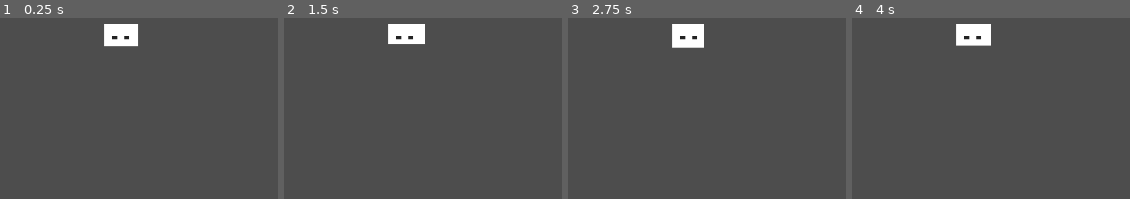
Above: before the commit, frames 1-4 (left to right).
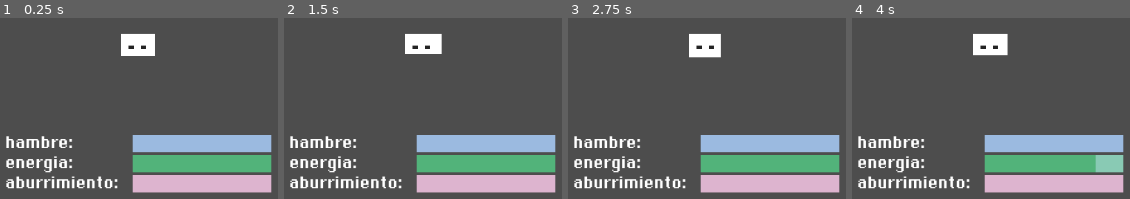
Above: after the commit, the same moments.

Repository: eugeama/Tamagotchi-Alfaro-Fazzito-Gillig
Game: Godot game, scene res://escenas/habitacion.tscn
The game is run twice, just before and just after one commit, with the same random seed, the same clock (stepped at 60 frames per second) and the same inputs. The project has no main scene, so this scene is started directly.
Inputs:
- Up to frame 1 (0.25 s): no input
- Up to frame 2 (1.5 s): tap Enter at 0.5 s; tap Space at 1.25 s
- Up to frame 3 (2.75 s): tap Enter at 2 s
- Up to frame 4 (4 s): tap Space at 2.75 s; tap Enter at 3.5 s

The runs differ from the first frame. In frame 1, 20% of the frame differs, in the area x 2-98%, y 3-97%; in frame 2, 20%; in frame 3, 20%; in frame 4, 20%.

Commit message:
interfaz con las barras de estado

Diff:
--- a/tamagotchi/escenas/habitacion.tscn
+++ b/tamagotchi/escenas/habitacion.tscn
@@ -1,8 +1,100 @@
 [gd_scene format=3 uid="uid://dhaekb36mpj5q"]
 
 [ext_resource type="PackedScene" uid="uid://cxryrb0ft8dbw" path="res://escenas/mascota.tscn" id="1_xpk0y"]
+[ext_resource type="Script" uid="uid://dylxupoq8mioj" path="res://scripts/interfaz_estados.gd" id="2_pb0dd"]
+[ext_resource type="FontFile" uid="uid://dhvvhh0tujn32" path="res://assets/DePixelHalbfett.ttf" id="3_oeohs"]
+
+[sub_resource type="StyleBoxFlat" id="StyleBoxFlat_oeohs"]
+bg_color = Color(0.6057512, 0.7286306, 0.87786895, 1)
+
+[sub_resource type="StyleBoxFlat" id="StyleBoxFlat_ul666"]
+bg_color = Color(0.39597696, 0.64310265, 0.85890734, 1)
+
+[sub_resource type="StyleBoxFlat" id="StyleBoxFlat_sn746"]
+bg_color = Color(0.5378049, 0.79123473, 0.70606923, 1)
+
+[sub_resource type="StyleBoxFlat" id="StyleBoxFlat_p0hbn"]
+bg_color = Color(0.31962708, 0.7038019, 0.47824866, 1)
+
+[sub_resource type="StyleBoxFlat" id="StyleBoxFlat_yaufk"]
+bg_color = Color(0.8671565, 0.70785487, 0.81297135, 1)
+
+[sub_resource type="StyleBoxFlat" id="StyleBoxFlat_bcmsc"]
+bg_color = Color(0.9414763, 0.66610634, 0.8252193, 1)
 
 [node name="habitacion" type="Node2D" unique_id=325549948]
 
 [node name="mascota" parent="." unique_id=1085864667 instance=ExtResource("1_xpk0y")]
-position = Vector2(528, 282.99997)
+position = Vector2(552, 297.00003)
+
+[node name="interfazEstados" type="CanvasLayer" parent="." unique_id=255994594]
+script = ExtResource("2_pb0dd")
+
+[node name="VBoxContainer" type="VBoxContainer" parent="interfazEstados" unique_id=801540865]
+anchors_preset = 12
+anchor_top = 1.0
+anchor_right = 1.0
+anchor_bottom = 1.0
+offset_left = 4.0
+offset_top = -245.0
+offset_bottom = -82.0
+grow_horizontal = 2
+grow_vertical = 0
+size_flags_horizontal = 4
+alignment = 1
+
+[node name="hambre" type="HBoxContainer" parent="interfazEstados/VBoxContainer" unique_id=1294069647]
+layout_mode = 2
+theme_override_constants/separation = 80
+alignment = 1
+
+[node name="Label" type="Label" parent="interfazEstados/VBoxContainer/hambre" unique_id=454861323]
+layout_mode = 2
+size_flags_horizontal = 8
+theme_override_fonts/font = ExtResource("3_oeohs")
+text = "hambre: "
+
+[node name="ProgressBar" type="ProgressBar" parent="interfazEstados/VBoxContainer/hambre" unique_id=1473626987]
+custom_minimum_size = Vector2(200, 25)
+layout_mode = 2
+theme_override_fonts/font = ExtResource("3_oeohs")
+theme_override_styles/background = SubResource("StyleBoxFlat_oeohs")
+theme_override_styles/fill = SubResource("StyleBoxFlat_ul666")
+value = 100.0
+show_percentage = false
+
+[node name="energia" type="HBoxContainer" parent="interfazEstados/VBoxContainer" unique_id=1729593080]
+layout_mode = 2
+theme_override_constants/separation = 80
+alignment = 1
+
+[node name="Label" type="Label" parent="interfazEstados/VBoxContainer/energia" unique_id=231997097]
+layout_mode = 2
+theme_override_fonts/font = ExtResource("3_oeohs")
+text = "energia: "
+
+[node name="ProgressBar" type="ProgressBar" parent="interfazEstados/VBoxContainer/energia" unique_id=636530665]
+custom_minimum_size = Vector2(200, 25)
+layout_mode = 2
+theme_override_styles/background = SubResource("StyleBoxFlat_sn746")
+theme_override_styles/fill = SubResource("StyleBoxFlat_p0hbn")
+value = 100.0
+show_percentage = false
+
+[node name="aburrimiento" type="HBoxContainer" parent="interfazEstados/VBoxContainer" unique_id=1719516196]
+layout_mode = 2
+theme_override_constants/separation = 20
+alignment = 1
+
+[node name="Label" type="Label" parent="interfazEstados/VBoxContainer/aburrimiento" unique_id=1935913604]
+layout_mode = 2
+theme_override_fonts/font = ExtResource("3_oeohs")
+text = "aburrimiento:"
+
+[node name="ProgressBar" type="ProgressBar" parent="interfazEstados/VBoxContainer/aburrimiento" unique_id=1939090100]
+custom_minimum_size = Vector2(200, 25)
+layout_mode = 2
+theme_override_styles/background = SubResource("StyleBoxFlat_yaufk")
+theme_override_styles/fill = SubResource("StyleBoxFlat_bcmsc")
+value = 100.0
+show_percentage = false
--- a/tamagotchi/escenas/mascota.tscn
+++ b/tamagotchi/escenas/mascota.tscn
@@ -77,3 +77,9 @@
 color = Color(0.13682577, 0.13682574, 0.13682571, 1)
 
 [node name="animacionOjos" type="AnimationPlayer" parent="ojos" unique_id=532369279]
+
+[node name="Timer" type="Timer" parent="." unique_id=1495420839]
+wait_time = 5.0
+autostart = true
+
+[connection signal="timeout" from="Timer" to="." method="_on_timer_timeout"]
--- a/tamagotchi/project.godot
+++ b/tamagotchi/project.godot
@@ -14,6 +14,10 @@
 config/features=PackedStringArray("4.6", "Forward Plus")
 config/icon="res://icon.svg"
 
+[autoload]
+
+EstadoMascota="*uid://cvol06qd2wsx1"
+
 [importer_defaults]
 
 animation_library={
--- a/tamagotchi/scripts/estadoMascota.gd
+++ b/tamagotchi/scripts/estadoMascota.gd
@@ -32,4 +32,6 @@
 		aburrimiento
 	cambioEstado.emit()
 func _ready() -> void:
-	pass
+	#para probar si funciona variable globaaal
+	await get_tree().create_timer(3.0).timeout
+	cambioEnergia(-20.0)
--- /dev/null
+++ b/tamagotchi/scripts/interfaz_estados.gd
@@ -0,0 +1,13 @@
+extends CanvasLayer
+@onready var barraHambre:ProgressBar=$VBoxContainer/hambre/ProgressBar
+@onready var barraEnergia:ProgressBar=$VBoxContainer/energia/ProgressBar
+@onready var barraAburrimiento:ProgressBar=$VBoxContainer/aburrimiento/ProgressBar
+
+
+func _ready() -> void:
+	EstadoMascota.cambioEstado.connect(actualizarBarras)
+	actualizarBarras()
+func actualizarBarras() -> void:
+	barraEnergia.value=EstadoMascota.energia
+	barraHambre.value=EstadoMascota.hambre
+	barraAburrimiento.value=EstadoMascota.aburrimiento
--- a/tamagotchi/scripts/mascota.gd
+++ b/tamagotchi/scripts/mascota.gd
@@ -2,3 +2,7 @@
 @onready var animacion: AnimationPlayer = $AnimationPlayer
 func _ready() -> void:
 	animacion.play("idle")
+
+
+func _on_timer_timeout() -> void:
+	pass # Replace with function body.
Binary file added: tamagotchi/assets/DePixelHalbfett.ttf
Not shown, added: tamagotchi/assets/DePixelHalbfett.ttf.import
Not shown, added: tamagotchi/scripts/interfaz_estados.gd.uid
